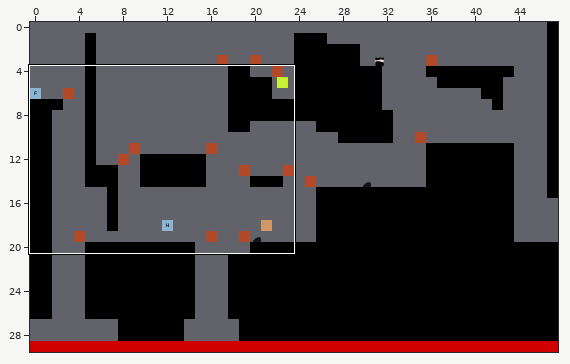
One commit to this Tiled map: maps/level_02.tmx. The picture above shows the old version from afar; the outline marks the close-up.
Close-up. Earlier state:
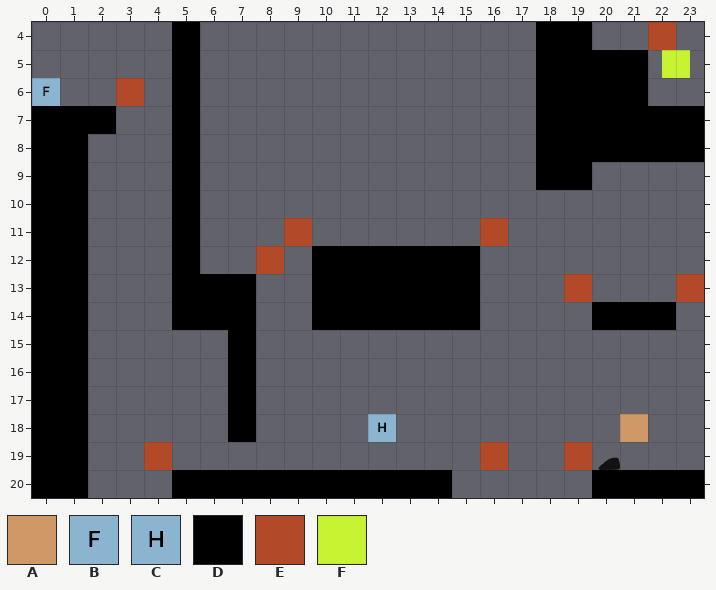
Cells are 64x64 px. Shown: x 0..23, y 4..20. The commit also changed other parts of the map, which this record leaves out.
Key: from "tileset": A 49, B 55, C 56, D 78, E 81, F 131.
_ is an empty cell.
Objects are placed by their top-left corner, in cells (3,4 is the top-left corner of cell 3,4); size is 1x1 cell unless given.
Layers that did not change in this view are not listed.
Layer "layer_limits" before, first column x 3:
 4 ___________________E_
 5 _____________________
 6 E____________________
 7 _____________________
 8 _____________________
 9 _____________________
10 _____________________
11 ______E______E_______
12 _____E_______________
13 ________________E___E
14 _____________________
15 _____________________
16 _____________________
17 _____________________
Layer "layer_platforms" before, first column x 0:
 5 _____D____________DDDD__
 6 _____D____________DDDD__
 7 DDD__D____________DDDDDD
 8 DD___D____________DDDDDD
 9 DD___D____________DD____
10 DD___D__________________
11 DD___D__________________
12 DD___D____DDDDDD________
13 DD___DDD__DDDDDD________
14 DD___DDD__DDDDDD____DDD_
15 DD_____D________________
16 DD_____D________________
17 DD_____D________________
18 DD_____D________________
Objects on layer "SpawnFrog" before:
B at 0,6
Objects on layer "SpawnHog" before:
C at 12,18
Objects on layer "Cure" before:
F at 22.5,5
Objects on layer "BigBox" before:
A at 21,18
Once edited:
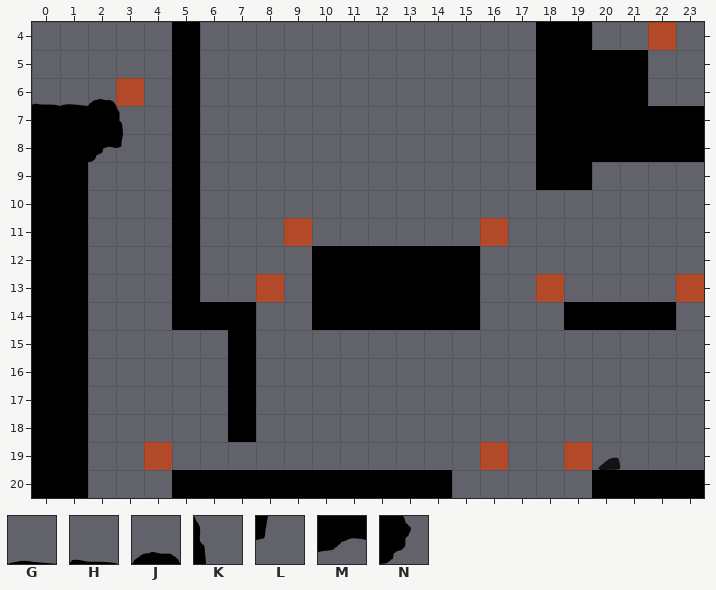
Further tiles: from "tileset": G 162, H 197 flipped left-right, J 201, K 273 flipped left-right, L 311 flipped left-right, M 312 flipped left-right, N 352 turned 270.
Edits made:
{"where": "layer \"layer_limits\""}
{"y":12,"x":8,"old":"E","new":"_"}
{"y":13,"x":8,"old":"_","new":"E"}
{"y":13,"x":18,"old":"_E","new":"E_"}
{"where": "layer \"layer_platforms\""}
{"y":13,"x":6,"old":"DD","new":"__"}
{"y":14,"x":19,"old":"_","new":"D"}
{"where": "layer \"layer_decos1\""}
{"y":6,"x":0,"old":"___","new":"HGJ"}
{"y":7,"x":3,"old":"_","new":"K"}
{"y":8,"x":2,"old":"__","new":"ML"}
{"where": "layer \"layer_decos2\""}
{"y":8,"x":2,"old":"_","new":"N"}
{"where": "layer \"SpawnFrog\""}
{"was": "B at 0,6"}
{"where": "layer \"SpawnHog\""}
{"was": "C at 12,18"}
{"where": "layer \"Cure\""}
{"was": "F at 22.5,5"}
{"where": "layer \"BigBox\""}
{"was": "A at 21,18"}
{"label":"removed","picture_box":[662,50,690,78]}
{"label":"changed","picture_box":[32,78,123,162]}
{"label":"changed","picture_box":[200,246,284,302]}
{"label":"changed","picture_box":[536,274,592,330]}
{"label":"removed","picture_box":[368,414,396,442]}
{"label":"removed","picture_box":[620,414,648,442]}
